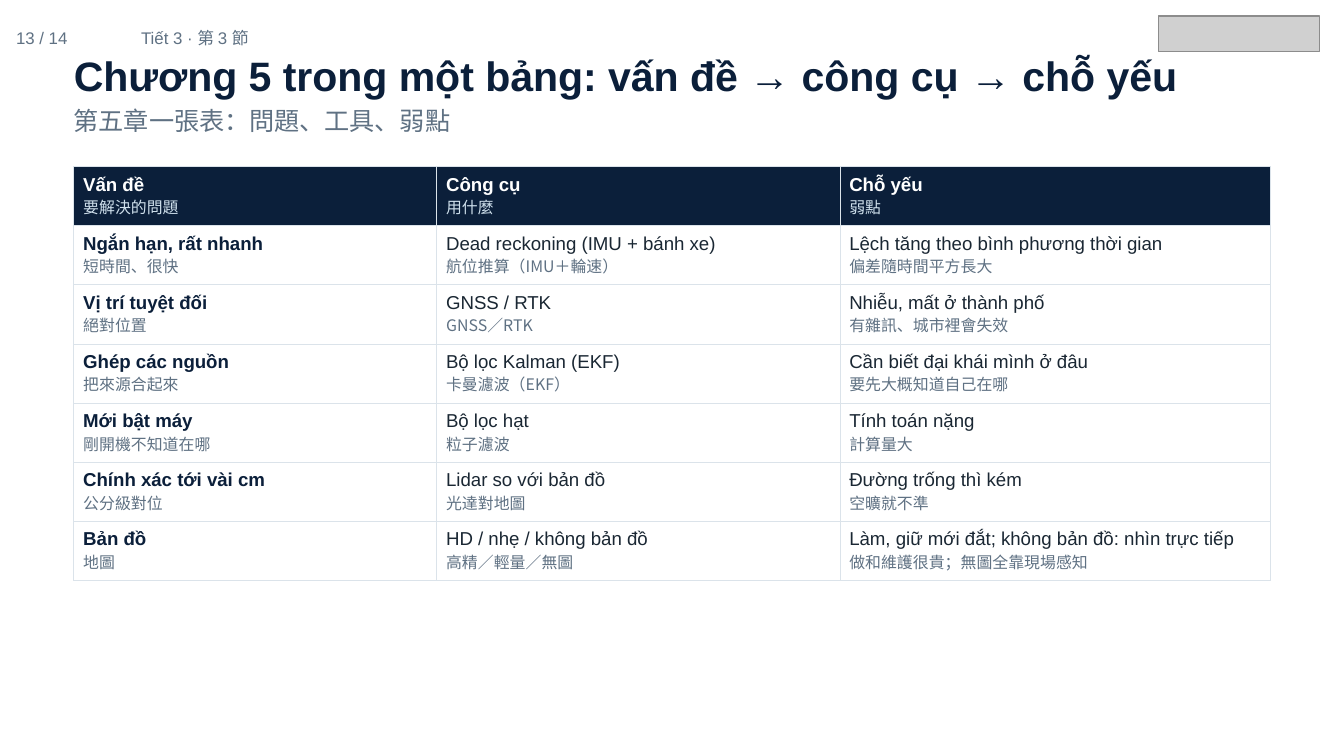
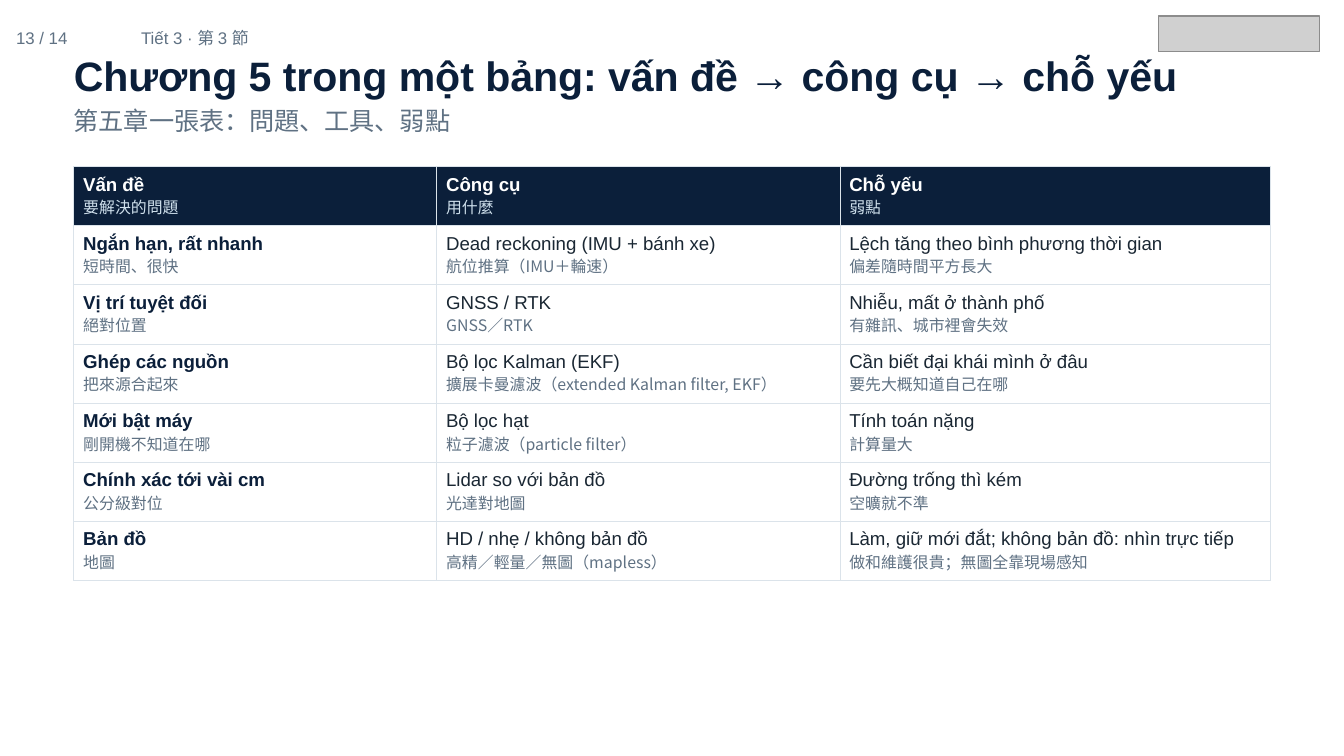
Before and after one commit to ch-neural/MITUST-Principles-of-Self-Driving-Cars, a slide deck: slide 13 of 第十二週(11-26)/第十二週_第3節_簡報.pptx. Drawn at 1344x756 pixels with LibreOffice and Linux fonts; fonts in the diff are those of the drawing; grey boxes stand for pictures. Boxes give left, top, right and bottom in pixels: in the first picture for what was removed or moved away, otherwise in the second. Text is boxed around its words. In the diff, an @@ line names an element or a change of style, - is before the commit and + after.

```diff
--- a/第十二週(11-26)/第十二週_第3節_簡報.pptx
+++ b/第十二週(11-26)/第十二週_第3節_簡報.pptx
@@ table at (74,167,1270,576) @@
-row 4, column 2: Bộ lọc Kalman (EKF) / 卡曼濾波（EKF）
+row 4, column 2: Bộ lọc Kalman (EKF) / 擴展卡曼濾波（extended Kalman filter, EKF）
-row 5, column 2: Bộ lọc hạt / 粒子濾波
+row 5, column 2: Bộ lọc hạt / 粒子濾波（particle filter）
-row 7, column 2: HD / nhẹ / không bản đồ / 高精／輕量／無圖
+row 7, column 2: HD / nhẹ / không bản đồ / 高精／輕量／無圖（mapless）
```
Also in this commit, not shown: 12 other slides changed, 5 other files.
